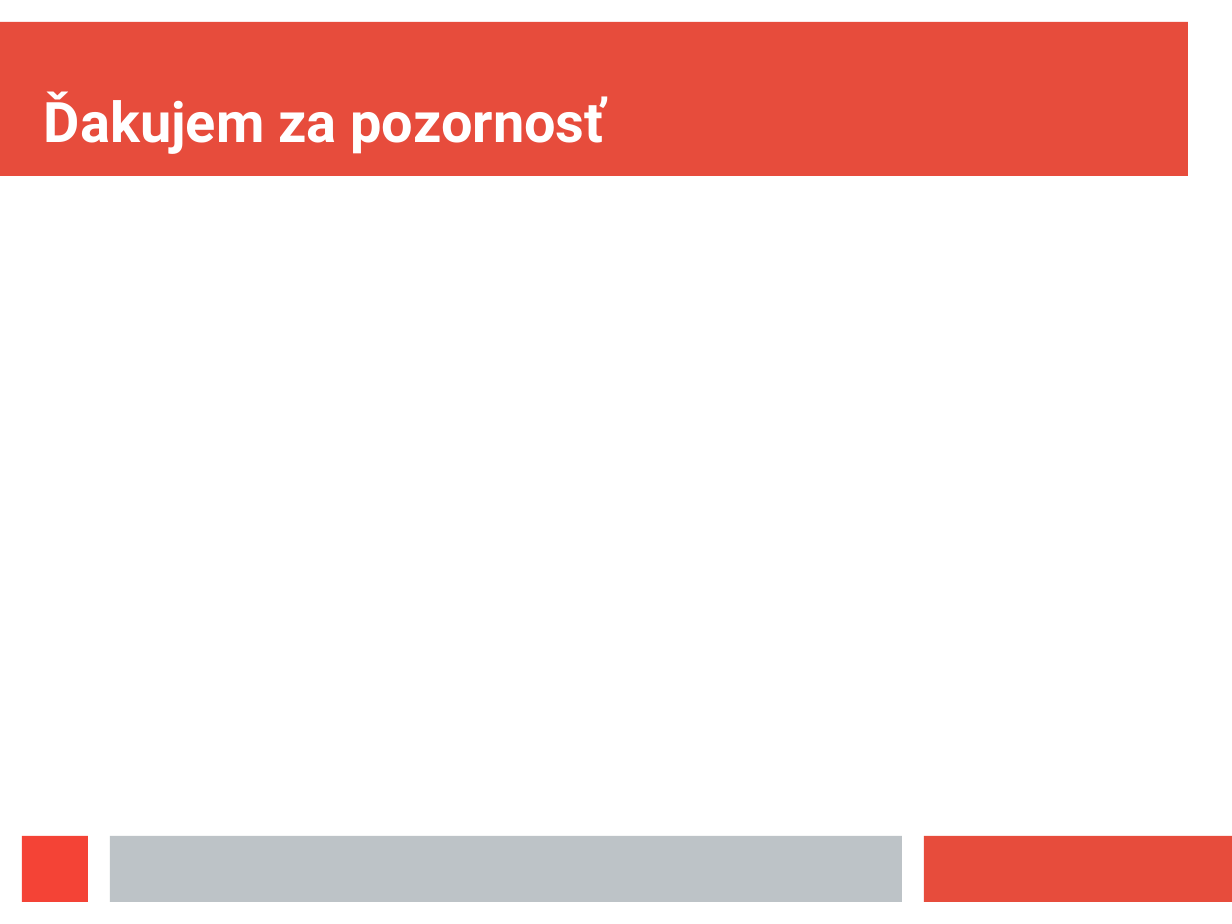
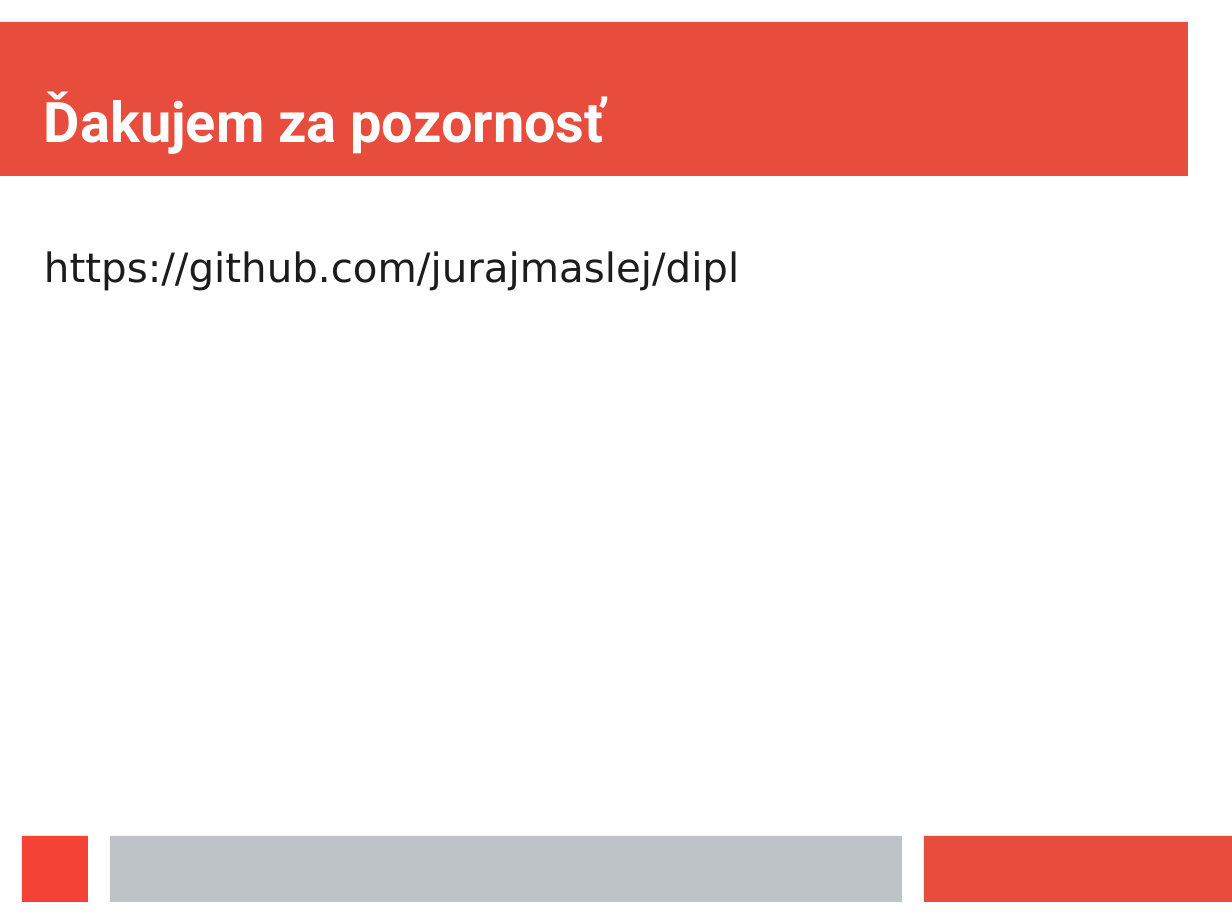
Before and after one commit to jurajmaslej/dipl, a slide deck: slide 12 of prezent.odp (slide 10 before the commit). Drawn at 1232x924 pixels with LibreOffice and Linux fonts; fonts in the diff are those of the drawing. Boxes give left, top, right and bottom in pixels: in the first picture for what was removed or moved away, otherwise in the second. Text is boxed around its words. In the diff, an @@ line names an element or a change of style, - is before the commit and + after.

```diff
--- a/prezent.odp
+++ b/prezent.odp
@@ text added at box(44, 251, 739, 291), 26 pt, text #1C1C1C @@
+https://github.com/jurajmaslej/dipl
```
Also in this commit, not shown: 5 other slides changed, 2 slides added, 1 other file.
